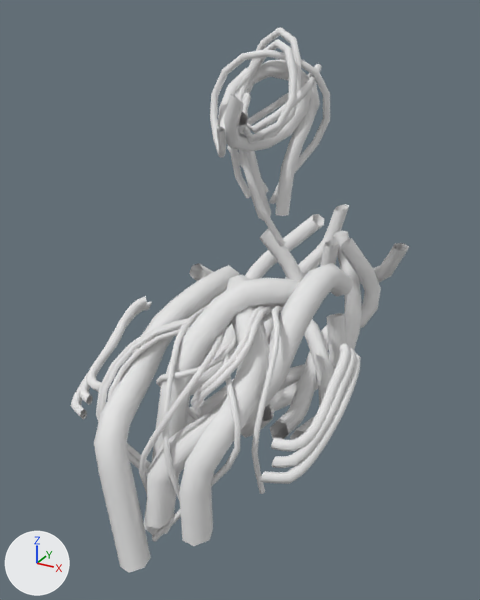
The OBJ model data/assets/meshes/chassisWires-lvl1.obj as it was, and as the next commit left it.
Rendered twice from a 50 mm camera at (2.81, -5.14, 2.54) aimed at (-0.11, 0.17, -0.11). Every picture has the same lights, and +X, +Y and +Z are marked at lower left. Where no turn or scale is listed for an object, it has been applied to the vertices.

Names of what the first picture shows: 'Cylinder.016_Cylinder.000'.
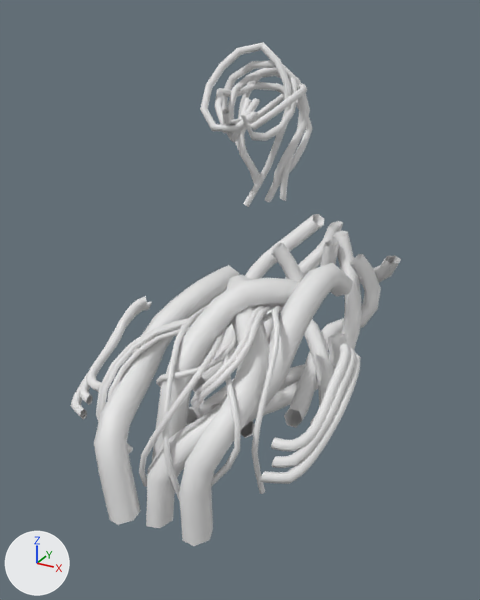
Scene script edits in JSON lines:
```json
{"block": "me_cylinder_016_cylinder_000", "where": "# used by ob_cylinder_016_cylinder_000; location = (0.0, 0.0, 0.0)"}
{"op": "remove", "block": "me_cylinder_016_cylinder_000", "code": "me_cylinder_016_cylinder_000.from_pydata(...)  # 3306 vertices, 6204 faces; spans x -1.28..1.28, y -1.81..2.58, z -1.96..2.38"}
{"op": "remove", "block": "me_cylinder_016_cylinder_000", "code": "me_cylinder_016_cylinder_000.materials.append(mat_material_010)  # white #e7e7e7"}
{"op": "add", "block": "me_cylinder_016_cylinder_000", "code": "me_cylinder_016_cylinder_000.from_pydata(...)  # 2994 vertices, 5580 faces; spans x -1.28..1.28, y -1.77..2.56, z -1.61..2.27"}
{"block": "me_cylinder_016_cylinder_000", "change": "me_cylinder_016_cylinder_000 part 1: the loose piece of 102 vertices spanning x -0.3..0.45, y -0.14..0.64, z 0.43..2.29 is rebuilt with 84 vertices and now spans x -0.46..0.33, y -0.2..0.65, z 0.86..2.12"}
{"block": "me_cylinder_016_cylinder_000", "change": "me_cylinder_016_cylinder_000 part 2: the loose piece of 102 vertices spanning x -0.42..0.36, y -0.03..0.77, z 0.89..2.38 is rebuilt with 102 vertices and now spans x -0.34..0.35, y -0.04..0.71, z 0.98..2.07"}
{"block": "me_cylinder_016_cylinder_000", "change": "me_cylinder_016_cylinder_000 part 3: the loose piece of 102 vertices spanning x -0.53..0.5, y -0.27..0.81, z 0.84..2.21 is rebuilt with 102 vertices and now spans x -0.37..0.34, y -0.1..0.75, z 0.98..2.03"}
{"block": "me_cylinder_016_cylinder_000", "change": "me_cylinder_016_cylinder_000 part 4: the loose piece of 102 vertices spanning x -0.37..0.38, y -0.32..0.76, z 0.67..2.13 is rebuilt with 90 vertices and now spans x -0.4..0.33, y -0.08..0.95, z 0.82..1.9"}
{"block": "me_cylinder_016_cylinder_000", "change": "me_cylinder_016_cylinder_000 part 5: the loose piece of 102 vertices spanning x -0.54..0.39, y -0.26..1.01, z 0.76..2.06 is rebuilt with 96 vertices and now spans x -0.42..0.31, y -0.11..0.48, z 0.8..2.27"}
{"block": "me_cylinder_016_cylinder_000", "change": "me_cylinder_016_cylinder_000 part 6: 2 vertices moved from x -0.29..-0.13, y -0.09..-0.07, z -1.31..-1.28 to x -0.27..-0.11, y -0.2..-0.18, z -1.31..-1.28; 220 vertices removed from x -0.59..0.94, y -1.81..-0.05, z -1.96..-0.78; 10 vertices added at x -0.52..-0.1, y -0.38..-0.11, z -1.37..-1.17"}
{"block": "me_cylinder_016_cylinder_000", "change": "me_cylinder_016_cylinder_000 part 7: 1 vertex moved from x 0.25, y 0.13, z 1.7 to x 0.25, y 0.1, z 1.76; 100 vertices removed from x -0.5..0.42, y -0.06..1.12, z 0.88..2.07; 82 vertices added at x -0.42..0.4, y -0.08..1.05, z 1.02..1.91"}
{"block": "me_cylinder_016_cylinder_000", "change": "me_cylinder_016_cylinder_000 part 8: 36 vertices removed from x -1.16..1.07, y 0.83..2.58, z -0.44..0.31"}
{"block": "me_cylinder_016_cylinder_000", "change": "me_cylinder_016_cylinder_000 part 9: 6 vertices removed from x 0.53..0.69, y 0.88..1.07, z -0.48..-0.42"}
```

Location of each change, [x1, y1, x2, y2] in pixels of the pictures (480 x 600 px; the box of a moved part takes in the faces that stretch with it):
```json
{"object": "Cylinder.016_Cylinder.000", "change": "reshaped", "before": [70, 27, 409, 573], "after": [70, 42, 401, 546], "on screen": "8% shorter"}
{"part": 1, "of": "me_cylinder_016_cylinder_000", "change": "rebuilt", "before": [237, 39, 297, 247], "after": [222, 60, 307, 201], "on screen": "41% wider, 32% shorter"}
{"part": 2, "of": "me_cylinder_016_cylinder_000", "change": "rebuilt", "before": [231, 27, 302, 198], "after": [227, 68, 310, 188], "on screen": "17% wider, 30% shorter"}
{"part": 3, "of": "me_cylinder_016_cylinder_000", "change": "rebuilt", "before": [210, 49, 330, 204], "after": [238, 72, 297, 184], "on screen": "50% narrower, 28% shorter"}
{"part": 4, "of": "me_cylinder_016_cylinder_000", "change": "rebuilt", "before": [224, 59, 313, 221], "after": [215, 82, 313, 202], "on screen": "10% wider, 26% shorter"}
{"part": 5, "of": "me_cylinder_016_cylinder_000", "change": "rebuilt", "before": [218, 67, 320, 216], "after": [200, 42, 292, 207], "on screen": "10% narrower, 11% taller"}
{"part": 6, "of": "me_cylinder_016_cylinder_000", "change": "cut back", "before": [110, 377, 315, 573], "after": [186, 402, 222, 425]}
{"part": 7, "of": "me_cylinder_016_cylinder_000", "change": "moved or reshaped", "before": [227, 64, 322, 193], "after": [235, 83, 307, 176]}
{"part": 8, "of": "me_cylinder_016_cylinder_000", "change": "deleted", "before": [189, 204, 409, 281]}
{"part": 9, "of": "me_cylinder_016_cylinder_000", "change": "deleted", "before": [327, 313, 346, 338]}
```
